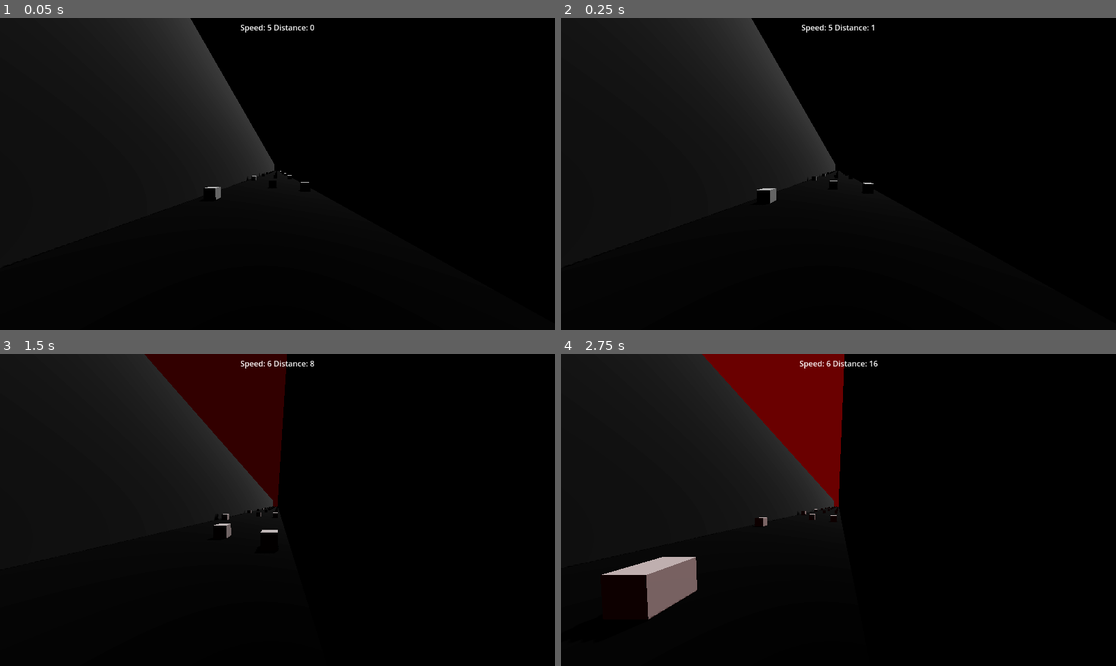
Above: before the commit, frames 1-4 (two rows, left to right).
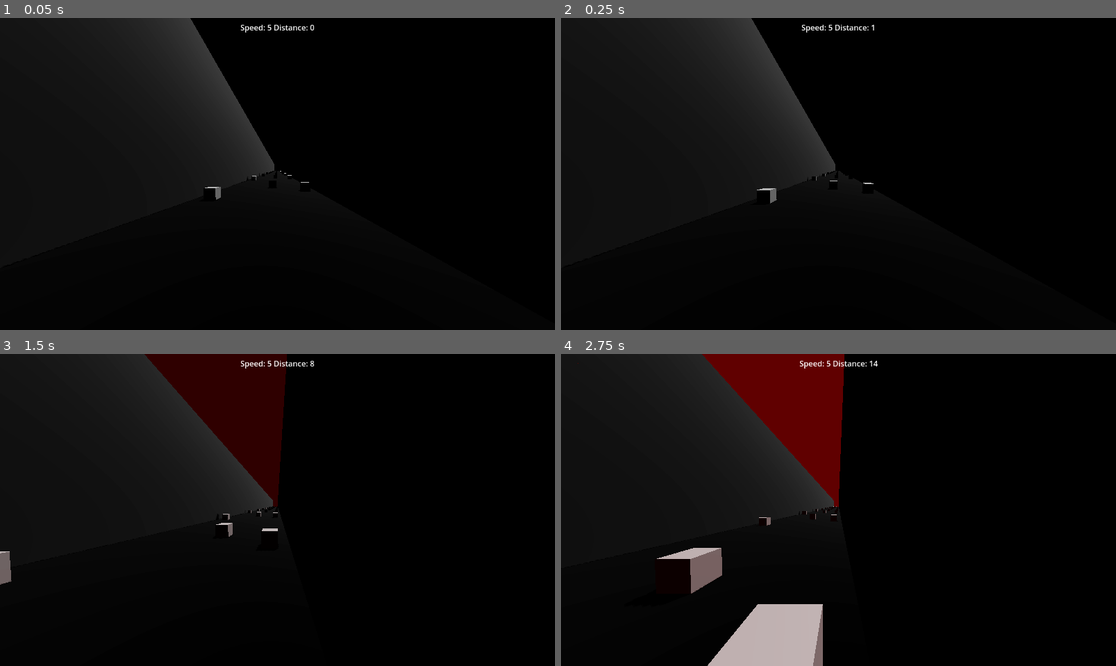
Above: after the commit, the same moments.

Repository: finalsabbath/3d-runner
Game: Godot game, scene res://scenes/world.tscn
Two runs of this game, one before a commit and one after it. Both use one fixed random seed, a clock stepped at 60 frames per second and the inputs below.
Inputs:
- Up to frame 1 (0.05 s): no input
- Up to frame 2 (0.25 s): no input
- Up to frame 3 (1.5 s): hold Right (ui_right) 0.53-1.28 s; hold Down (ui_down) from 1.28 s (still down)
- Up to frame 4 (2.75 s): release Down (ui_down) at 2.03 s; hold Right (ui_right) from 2.03 s (still down)

The runs differ from the first frame. In frame 1, less than 0.1% of the frame differs, in the area x 36-37%, y 6-7%; in frame 2, less than 0.1%; in frame 3, 0.3%; in frame 4, 5.3%, in the area x 3-58%, y 2-100%.

Commit message:
add some music, move pulse effect to 3d audio though not sure it will be that different since player technically does not move

Diff:
--- /dev/null
+++ b/3d-runner/default_bus_layout.tres
@@ -0,0 +1,15 @@
+[gd_resource type="AudioBusLayout" format=3 uid="uid://drpvddimcsaoh"]
+
+[resource]
+bus/1/name = &"SFX"
+bus/1/solo = false
+bus/1/mute = false
+bus/1/bypass_fx = false
+bus/1/volume_db = 0.0
+bus/1/send = &"Master"
+bus/2/name = &"Music"
+bus/2/solo = false
+bus/2/mute = false
+bus/2/bypass_fx = false
+bus/2/volume_db = 0.0
+bus/2/send = &"Master"
--- a/3d-runner/scenes/player.gd
+++ b/3d-runner/scenes/player.gd
@@ -6,7 +6,9 @@
 ## Speed of character movement
 var speed = 5.0
 @onready var world_environment: WorldEnvironment = $"../WorldEnvironment"
-@onready var audio_stream_player: AudioStreamPlayer = $"../AudioStreamPlayer"
+@onready var music: AudioStreamPlayer = $"../Music"
+@onready var pulse_audio: AudioStreamPlayer3D = $"../Pulse"
+
 
 var pulse: float = 0.0
 var pulse_up: bool = true
@@ -42,7 +44,7 @@
 
 	if pulse > 2:
 		pulse_up = false
-		audio_stream_player.play()
+		pulse_audio.play()
 	elif pulse < 1:
 		pulse_up = true
 
--- a/3d-runner/scenes/terrain_controller.gd
+++ b/3d-runner/scenes/terrain_controller.gd
@@ -26,7 +26,7 @@
 func _physics_process(delta: float) -> void:
 	_progress_terrain(delta)
 	GameStats.distance += GameStats.terrain_velocity * delta
-	GameStats.terrain_velocity += delta/2
+	GameStats.terrain_velocity += (delta*delta) * 10
 
 
 func _init_blocks(number_of_blocks: int) -> void:
--- a/3d-runner/scenes/world.tscn
+++ b/3d-runner/scenes/world.tscn
@@ -1,8 +1,9 @@
-[gd_scene load_steps=10 format=3 uid="uid://o13dbq1lmrfm"]
+[gd_scene load_steps=11 format=3 uid="uid://o13dbq1lmrfm"]
 
 [ext_resource type="Script" uid="uid://dcbnisljy5htt" path="res://scenes/player.gd" id="1_nnsk1"]
 [ext_resource type="PackedScene" uid="uid://0sprg6vnoira" path="res://scenes/terrain_controller.tscn" id="2_rwgxs"]
 [ext_resource type="PackedScene" uid="uid://b001uqla7yi5b" path="res://scenes/ui.tscn" id="3_4wyf3"]
+[ext_resource type="AudioStream" uid="uid://b6chy4dblnhb" path="res://assets/Sketchbook 2024-08-07.ogg" id="4_71j4m"]
 [ext_resource type="AudioStream" uid="uid://d2jfnqyxav07x" path="res://assets/Drone_doom.wav" id="4_k0juu"]
 
 [sub_resource type="ProceduralSkyMaterial" id="ProceduralSkyMaterial_e5uuo"]
@@ -55,7 +56,19 @@
 
 [node name="UI" parent="." instance=ExtResource("3_4wyf3")]
 
-[node name="AudioStreamPlayer" type="AudioStreamPlayer" parent="."]
+[node name="Music" type="AudioStreamPlayer" parent="."]
+stream = ExtResource("4_71j4m")
+volume_db = -15.929
+autoplay = true
+bus = &"Music"
+parameters/looping = true
+
+[node name="Pulse" type="AudioStreamPlayer3D" parent="."]
+transform = Transform3D(1, 0, 0, 0, 1, 0, 0, 0, 1, -0.294238, 6.6603, -9.408)
 stream = ExtResource("4_k0juu")
+volume_db = 8.238
+max_db = 6.0
+max_distance = 273.07
+bus = &"SFX"
 
 [connection signal="timeout" from="Timer" to="Player" method="_on_timer_timeout"]
Not shown, added: 3d-runner/assets/Sketchbook 2024-08-07.ogg.import
Not shown, added: 3d-runner/assets/Sketchbook 2024-08-07.ogg
